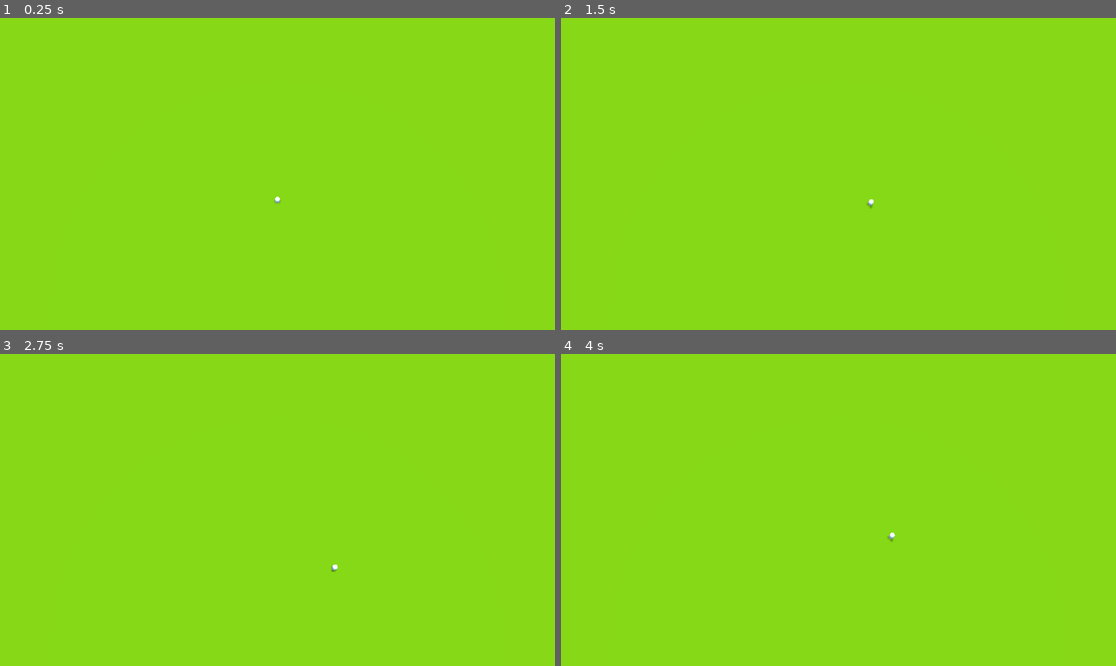
Above: before the commit, frames 1-4 (two rows, left to right).
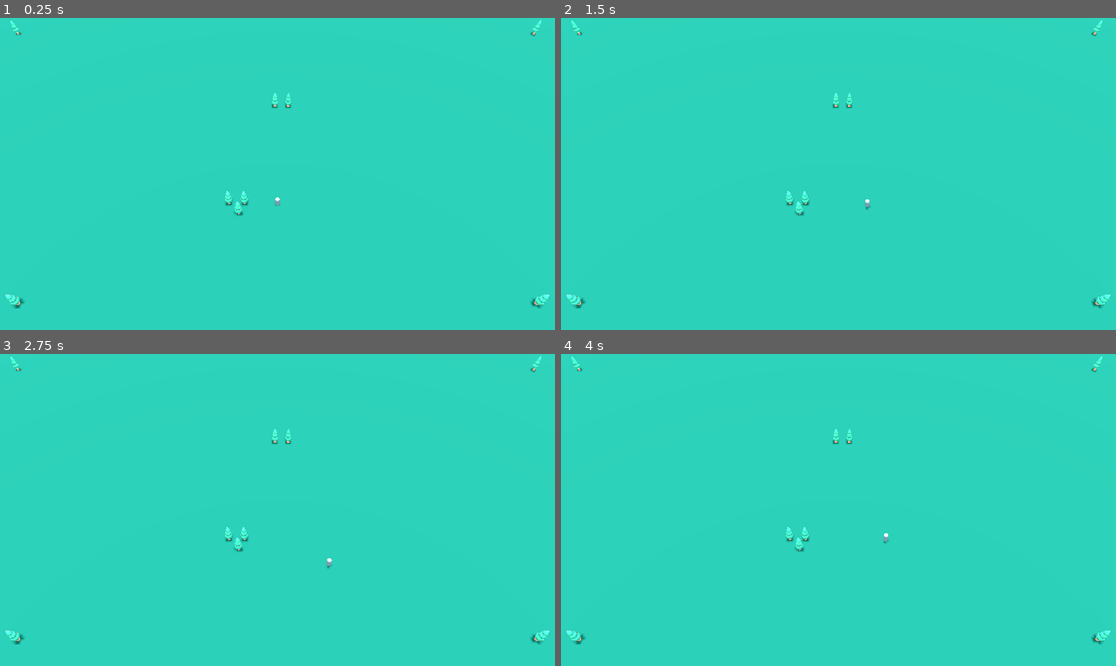
Above: after the commit, the same moments.

Repository: dp-lewis/hands-off-my-berries
Game: Godot game, scene res://levels/level-test.tscn
Same seed, same stepped clock (60 frames per second), same inputs: the game is played once before the commit and once after it.
Inputs:
- Up to frame 1 (0.25 s): no input
- Up to frame 2 (1.5 s): tap Enter at 0.5 s; hold Right (ui_right) 0.53-1.28 s; tap Space at 1.25 s; hold Down (ui_down) from 1.28 s (still down)
- Up to frame 3 (2.75 s): release Down (ui_down) at 2.03 s; hold Right (ui_right) from 2.03 s (still down)
- Up to frame 4 (4 s): release Right (ui_right) at 2.78 s; hold Up (ui_up) 2.78-3.53 s; hold Left (ui_left) from 3.53 s (still down)

The runs differ from the first frame. In frame 1, 100% of the frame differs, in the area x 0-100%, y 0-100%; in frame 2, 100%; in frame 3, 100%; in frame 4, 100%.

Commit message:
Update level-test scene with new player and tree resources; adjust materials and camera settings

Diff:
--- a/levels/level-test.tscn
+++ b/levels/level-test.tscn
@@ -1,13 +1,14 @@
-[gd_scene load_steps=5 format=3 uid="uid://woxo7m8qhipo"]
+[gd_scene load_steps=6 format=3 uid="uid://woxo7m8qhipo"]
 
 [ext_resource type="PackedScene" uid="uid://dhycgw31gv2xr" path="res://scenes/players/player.tscn" id="1_voxel"]
+[ext_resource type="PackedScene" uid="uid://b8b3dbuxtoblb" path="res://models/kenney-survival-kit/tree.tscn" id="2_awkes"]
 
 [sub_resource type="StandardMaterial3D" id="StandardMaterial3D_brxo2"]
-albedo_color = Color(0.300468, 0.408319, 0.032033, 1)
+albedo_color = Color(0.0997476, 0.394982, 0.328289, 1)
 
 [sub_resource type="PlaneMesh" id="PlaneMesh_voxel"]
 material = SubResource("StandardMaterial3D_brxo2")
-size = Vector2(100, 100)
+size = Vector2(150, 150)
 
 [sub_resource type="Environment" id="Environment_brxo2"]
 background_mode = 1
@@ -23,8 +24,8 @@
 environment = SubResource("Environment_brxo2")
 
 [node name="Camera3D" type="Camera3D" parent="."]
-transform = Transform3D(1, 0, 0, 0, 0.258819, 0.965926, 0, -0.965926, 0.258819, 0, 50, 10)
-fov = 40.6
+transform = Transform3D(1, 0, 0, 0, 0.573577, 0.819152, 0, -0.819152, 0.573577, 0, 50, 30)
+fov = 40.0
 size = 16.714
 
 [node name="Player" parent="." instance=ExtResource("1_voxel")]
@@ -33,3 +34,38 @@
 transform = Transform3D(1, 0, 0, 0, -0.159364, 0.98722, 0, -0.98722, -0.159364, 0, 5.82034, 0)
 light_energy = 0.5
 shadow_enabled = true
+
+[node name="Node3D" type="Node3D" parent="."]
+
+[node name="tree2" parent="Node3D" instance=ExtResource("2_awkes")]
+transform = Transform3D(1, 0, 0, 0, 1, 0, 0, 0, 1, -4.46687, 0, -0.231797)
+
+[node name="tree3" parent="Node3D" instance=ExtResource("2_awkes")]
+transform = Transform3D(0.806744, 0, -0.590901, 0, 1, 0, 0.590901, 0, 0.806744, -6.57277, 0, -0.231797)
+
+[node name="tree4" parent="Node3D" instance=ExtResource("2_awkes")]
+transform = Transform3D(0.418406, 0, -0.90826, 0, 1, 0, 0.90826, 0, 0.418406, -5.19516, 0, 1.36239)
+
+[node name="tree5" parent="Node3D" instance=ExtResource("2_awkes")]
+transform = Transform3D(1, 0, 0, 0, 1, 0, 0, 0, 1, 1.71683, 0, -18.2902)
+
+[node name="tree8" parent="Node3D" instance=ExtResource("2_awkes")]
+transform = Transform3D(1, 0, 0, 0, 1, 0, 0, 0, 1, 36.7438, 0, -47.4462)
+
+[node name="tree6" parent="Node3D" instance=ExtResource("2_awkes")]
+transform = Transform3D(0.806744, 0, -0.590901, 0, 1, 0, 0.590901, 0, 0.806744, -0.38907, 0, -18.2902)
+
+[node name="tree7" parent="Node3D" instance=ExtResource("2_awkes")]
+transform = Transform3D(0.418406, 0, -0.90826, 0, 1, 0, 0.90826, 0, 0.418406, -47.8701, 0, -36.5977)
+
+[node name="tree11" parent="Node3D" instance=ExtResource("2_awkes")]
+transform = Transform3D(0.418406, 0, -0.90826, 0, 1, 0, 0.90826, 0, 0.418406, -47.8701, 0, -36.5977)
+
+[node name="tree12" parent="Node3D" instance=ExtResource("2_awkes")]
+transform = Transform3D(0.418406, 0, -0.90826, 0, 1, 0, 0.90826, 0, 0.418406, 47.26, 0, -36.5977)
+
+[node name="tree9" parent="Node3D" instance=ExtResource("2_awkes")]
+transform = Transform3D(0.418406, 0, -0.90826, 0, 1, 0, 0.90826, 0, 0.418406, -30.4561, 0, 13.5546)
+
+[node name="tree10" parent="Node3D" instance=ExtResource("2_awkes")]
+transform = Transform3D(0.418406, 0, -0.90826, 0, 1, 0, 0.90826, 0, 0.418406, 30.4431, 0, 13.5546)
--- /dev/null
+++ b/models/kenney-survival-kit/tree.tscn
@@ -0,0 +1,16 @@
+[gd_scene load_steps=3 format=3 uid="uid://b8b3dbuxtoblb"]
+
+[ext_resource type="PackedScene" uid="uid://jufalnw7xdj2" path="res://models/kenney-survival-kit/tree.glb" id="1_s4cnd"]
+
+[sub_resource type="CylinderShape3D" id="CylinderShape3D_s4cnd"]
+
+[node name="tree2" instance=ExtResource("1_s4cnd")]
+
+[node name="tree" parent="." index="0"]
+transform = Transform3D(2, 0, 0, 0, 2, 0, 0, 0, 2, 0, 0, 0)
+
+[node name="StaticBody3D" type="StaticBody3D" parent="." index="1"]
+
+[node name="CollisionShape3D" type="CollisionShape3D" parent="StaticBody3D" index="0"]
+transform = Transform3D(1, 0, 0, 0, 1, 0, 0, 0, 1, 0, 0.98745, 0)
+shape = SubResource("CylinderShape3D_s4cnd")
